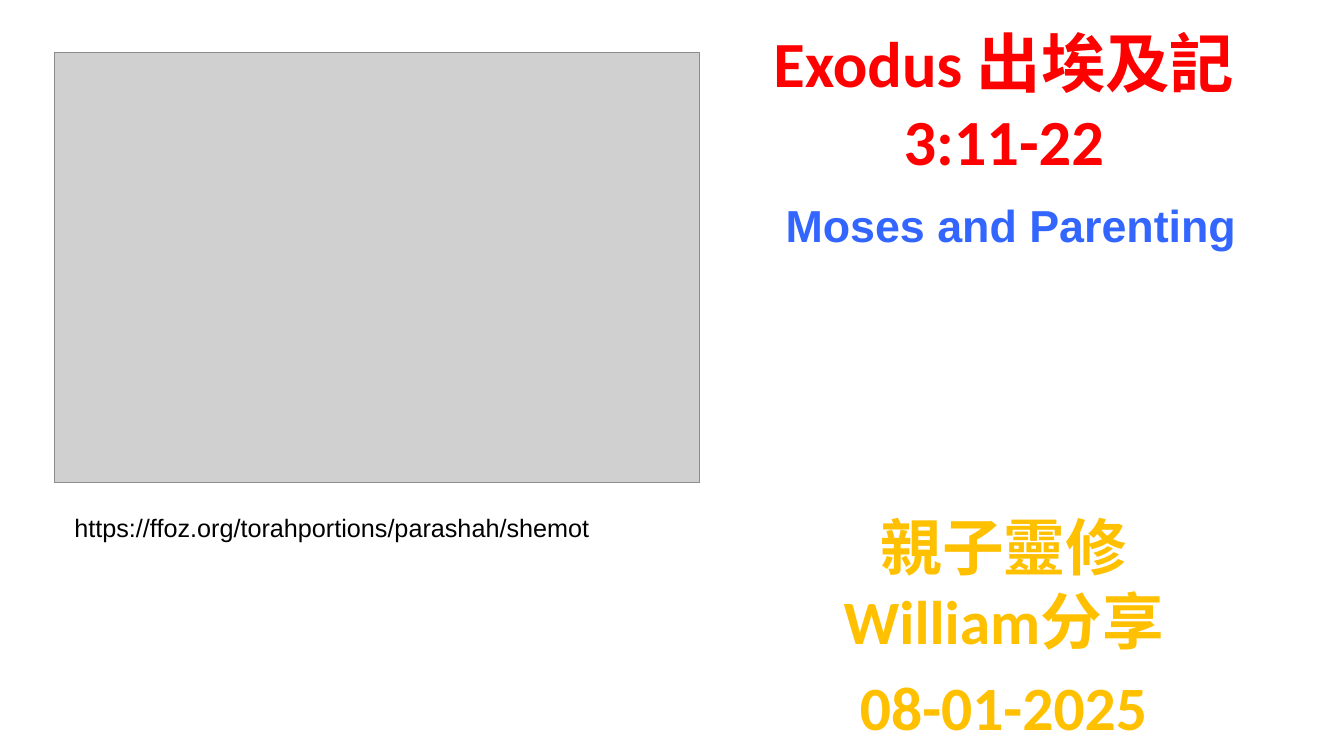
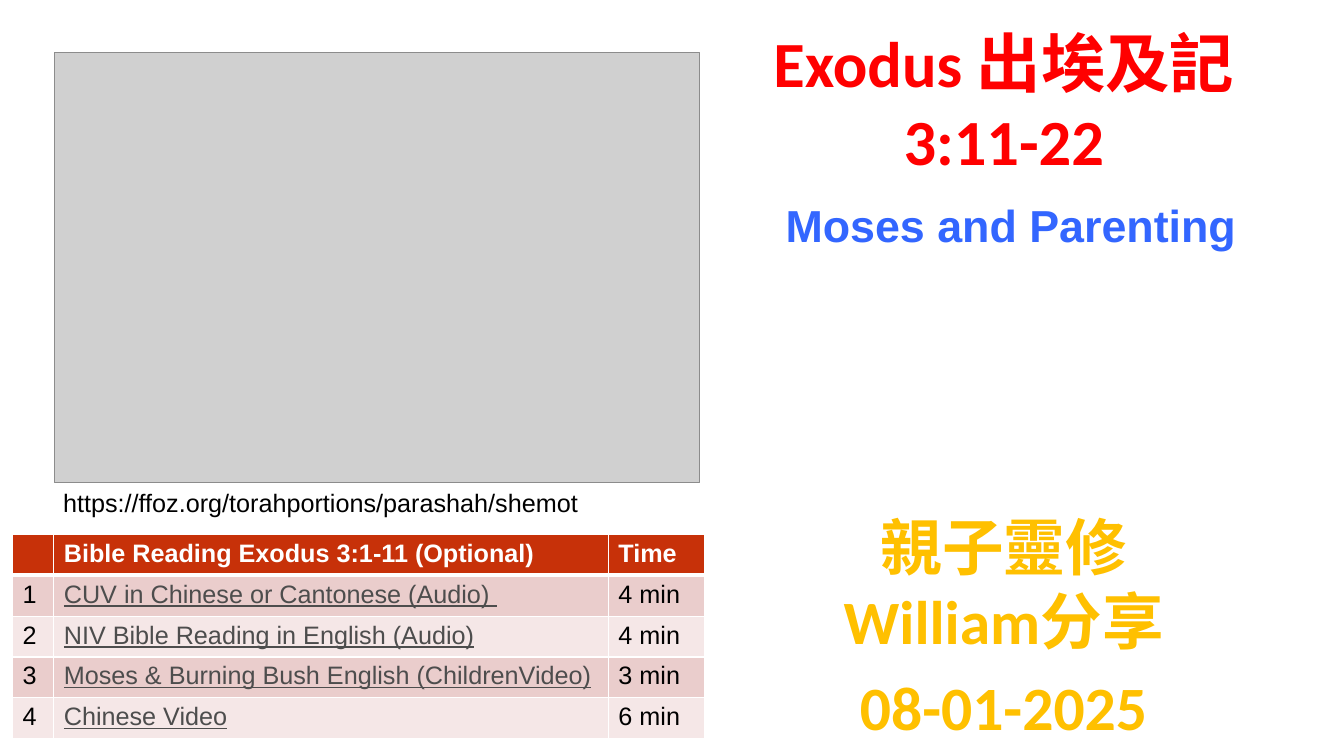
Before and after one commit to wdingbox/accc_2025_pp, a slide deck: slide 1 of ppt/Exodus/exo3_11-22.pptx. Drawn at 1344x756 pixels with LibreOffice and Linux fonts; fonts in the diff are those of the drawing; grey boxes stand for pictures; background and template pictures are left out. Boxes give left, top, right and bottom in pixels: in the first picture for what was removed or moved away, otherwise in the second. Text is boxed around its words. In the diff, an @@ line names an element or a change of style, - is before the commit and + after.

```diff
--- a/ppt/Exodus/exo3_11-22.pptx
+++ b/ppt/Exodus/exo3_11-22.pptx
@@ text "https://ffoz.org/torahportions/parashah/shemot": place and size @@
-text "https://ffoz.org/torahportions/parashah/shemot" at (74, 518, 589, 542)
+text "https://ffoz.org/torahportions/parashah/shemot" at (63, 493, 578, 518)
@@ table added at (13, 534, 705, 739), 5 rows, 3 columns @@
+ | Bible Reading Exodus 3:1-11 (Optional) | Time
+1 | CUV in Chinese or Cantonese (Audio) | 4 min
+2 | NIV Bible Reading in English (Audio) | 4 min
+3 | Moses & Burning Bush English (ChildrenVideo) | 3 min
+4 | Chinese Video | 6 min
```
Also in this commit, not shown: 2 other files.
